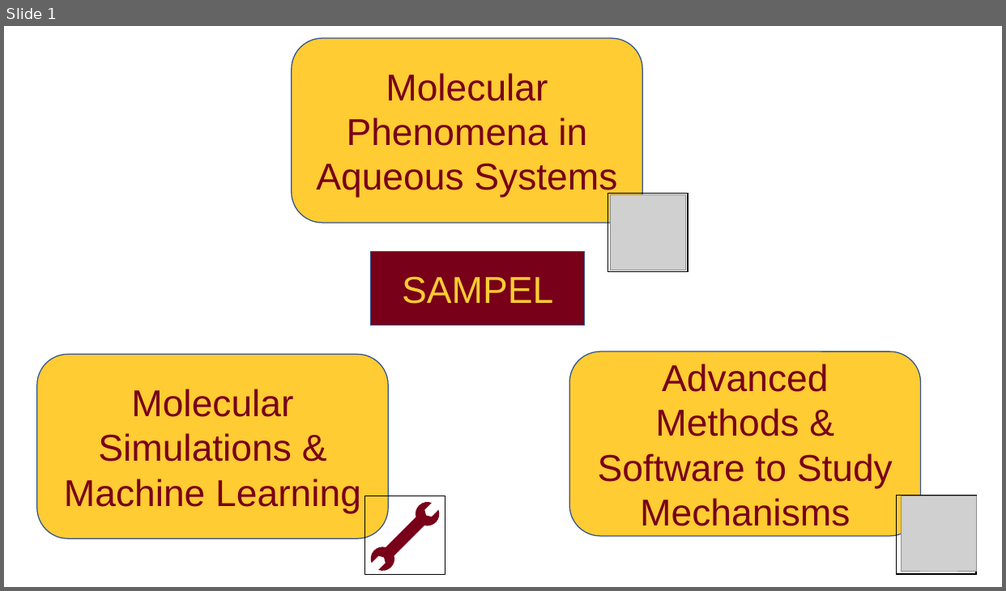
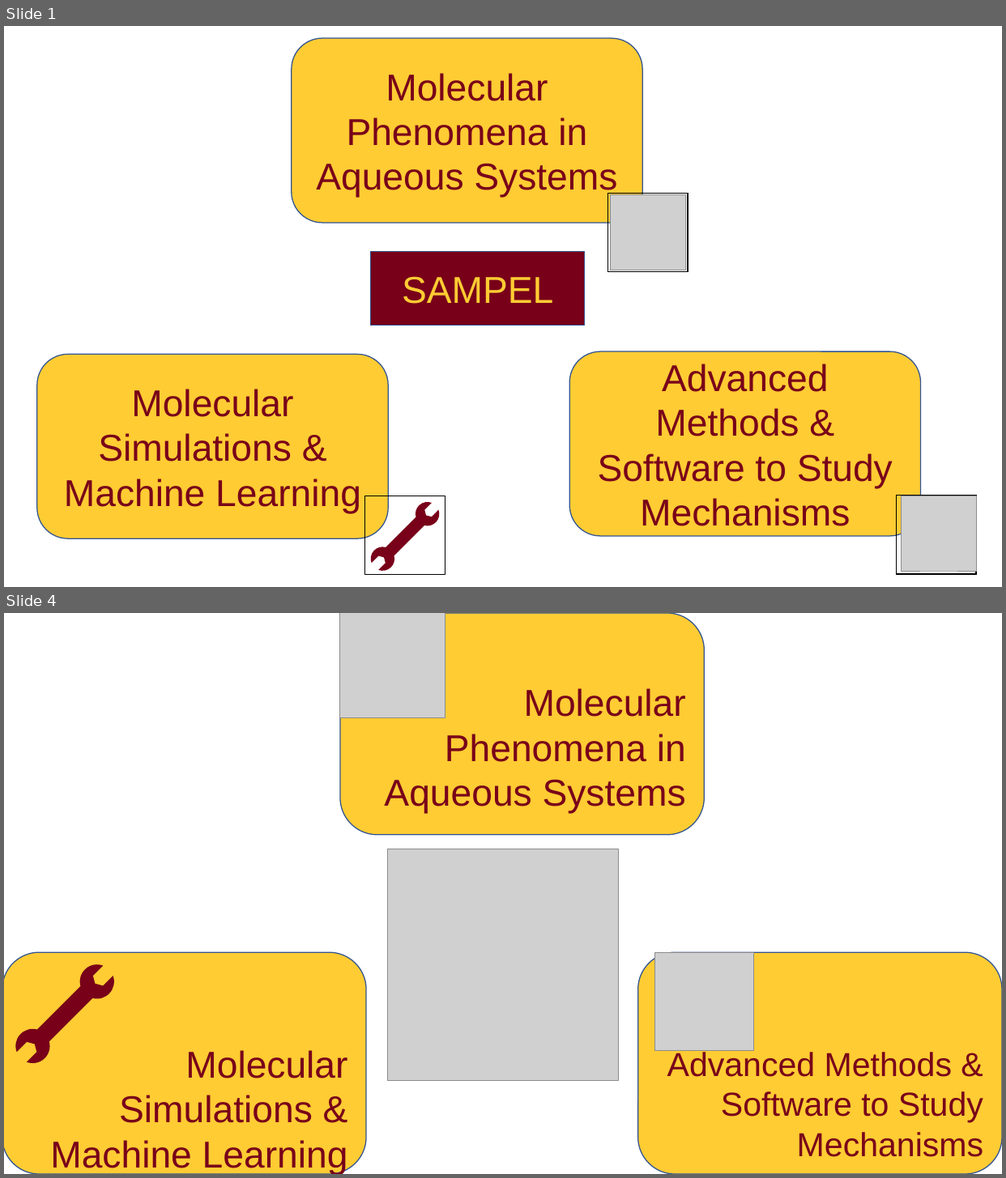
Before and after one commit to SAMPEL-Group/website, a slide deck: Data/cover_image.pptx. Shown one above the other, each under a label of ours: slide 1 before the commit, slides 1 and 4 after it; the slides between them are not shown. The pictures are 1006x591 and 1006x1178 pixels, drawn with LibreOffice and Linux fonts; fonts in the diff are those of the drawing; grey boxes stand for pictures. Boxes give left, top, right and bottom in pixels: in the first picture for what was removed or moved away, otherwise in the second. Text is boxed around its words. In the diff, an @@ line names an element or a change of style, - is before the commit and + after.

```diff
--- a/Data/cover_image.pptx
+++ b/Data/cover_image.pptx
@@ slide 4 added at [4,613,1002,1174], background #FFFFFF @@
@@ picture added at [340,613,445,718] @@
@@ group added at [4,613,1002,1174]: 3 rounded rectangles, 1 picture @@
+Molecular Phenomena in Aqueous Systems
+Molecular Simulations & Machine Learning
+Advanced Methods & Software to Study Mechanisms
@@ freeform shape added at [16,965,115,1063], fill #780019 @@
@@ picture added at [655,953,754,1052] @@
```
Also in this commit, not shown: 2 other slides added, 6 other files.
